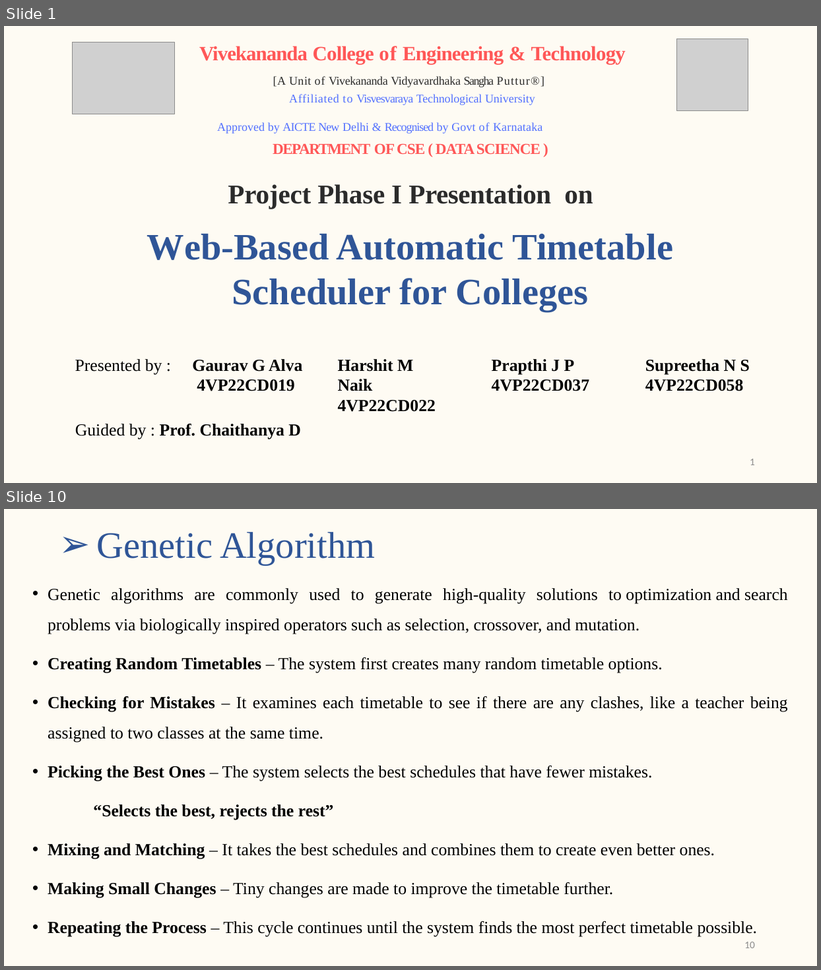
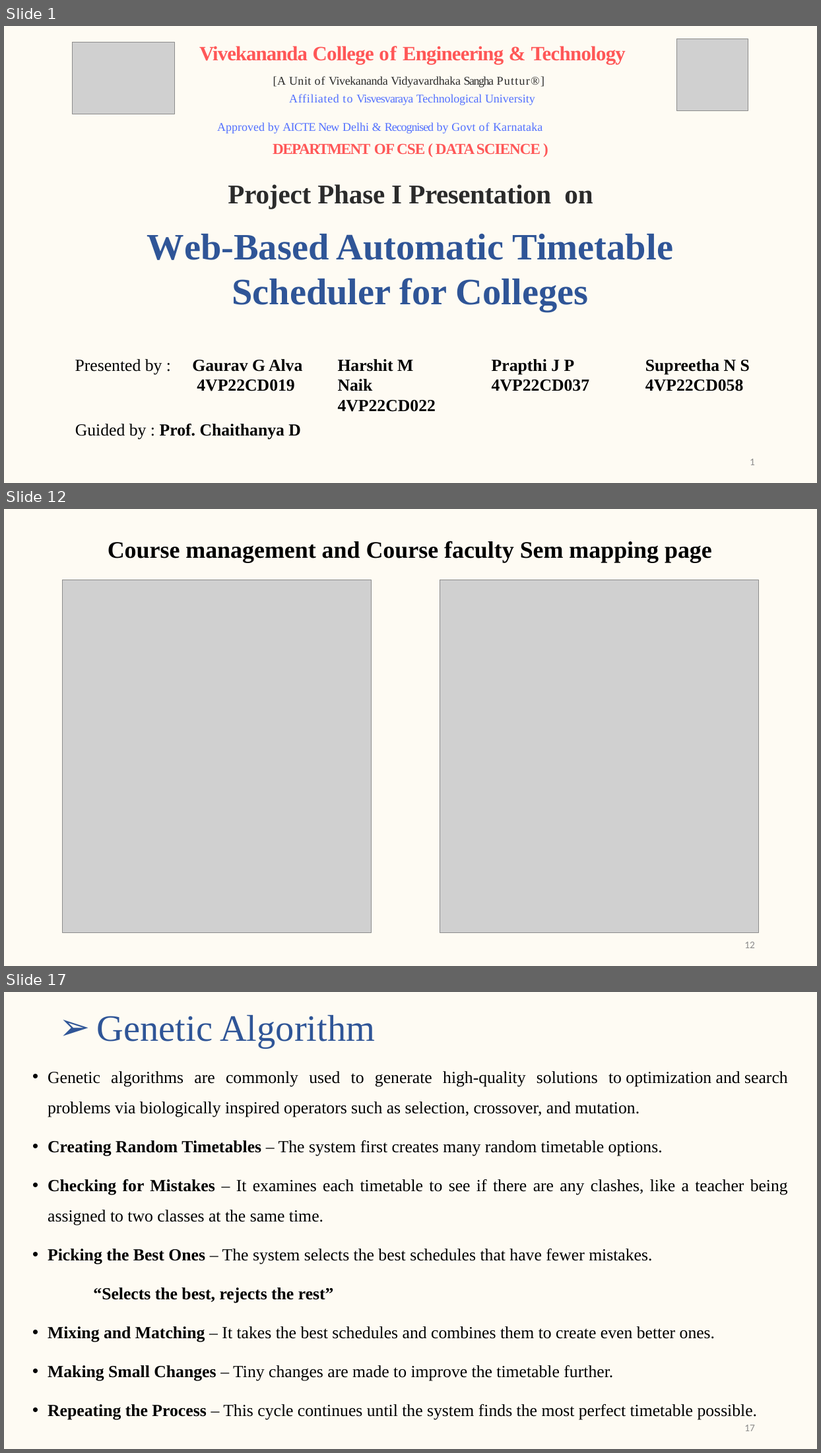
Before and after one commit to gaurav-g-alva/Collection, a slide deck: Project-Complete docs/Synopsis Presentation.pptx. Shown one above the other, each under a label of ours: slides 1 and 10 before the commit, slides 1, 12 and 17 after it; the slides between them are not shown. The pictures are 821x970 and 821x1453 pixels, drawn with LibreOffice and Linux fonts; fonts in the diff are those of the drawing; grey boxes stand for pictures. Boxes give left, top, right and bottom in pixels: in the first picture for what was removed or moved away, otherwise in the second. Text is boxed around its words. In the diff, an @@ line names an element or a change of style, - is before the commit and + after.

```diff
--- a/Project-Complete docs/Synopsis Presentation.pptx
+++ b/Project-Complete docs/Synopsis Presentation.pptx
@@ slide 12 added at box(4, 509, 817, 966), background #FEF9E8 at 51% opacity @@
@@ text added at box(108, 541, 712, 562), 28 pt, text #000000, bold @@
+Course management and Course faculty Sem mapping page
@@ picture added at box(63, 580, 371, 933) @@
@@ picture added at box(440, 580, 759, 933) @@
@@ page number added at box(745, 942, 755, 949), 12 pt, text #8C8C8C @@
+12
@@ what was slide 10 is now slide 17 @@
@@ page number at box(745, 1425, 755, 1432): text changed @@
-10
+17
```
Also in this commit, not shown: 6 slides changed, 8 other slides added, 2 slides removed, 1 other file.
